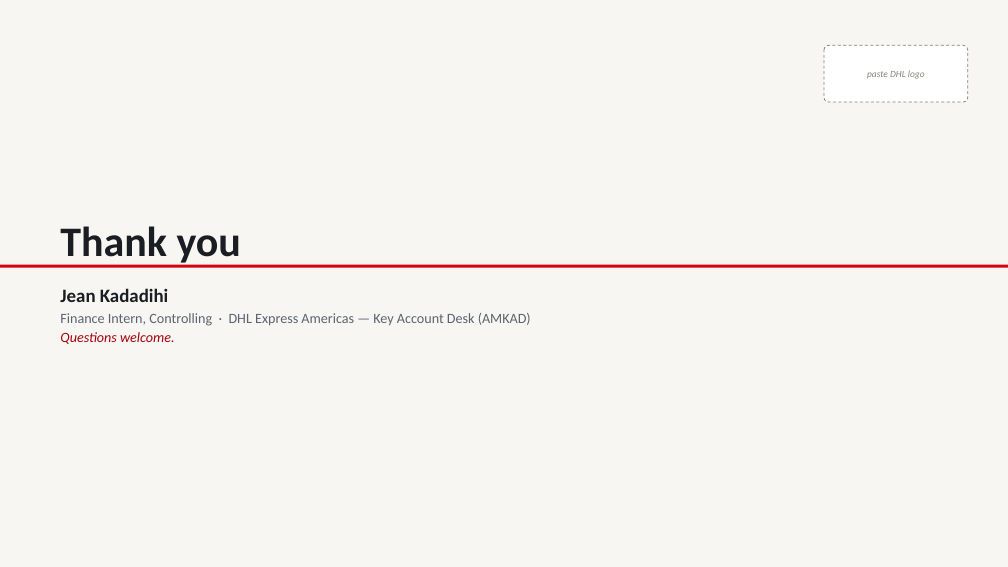
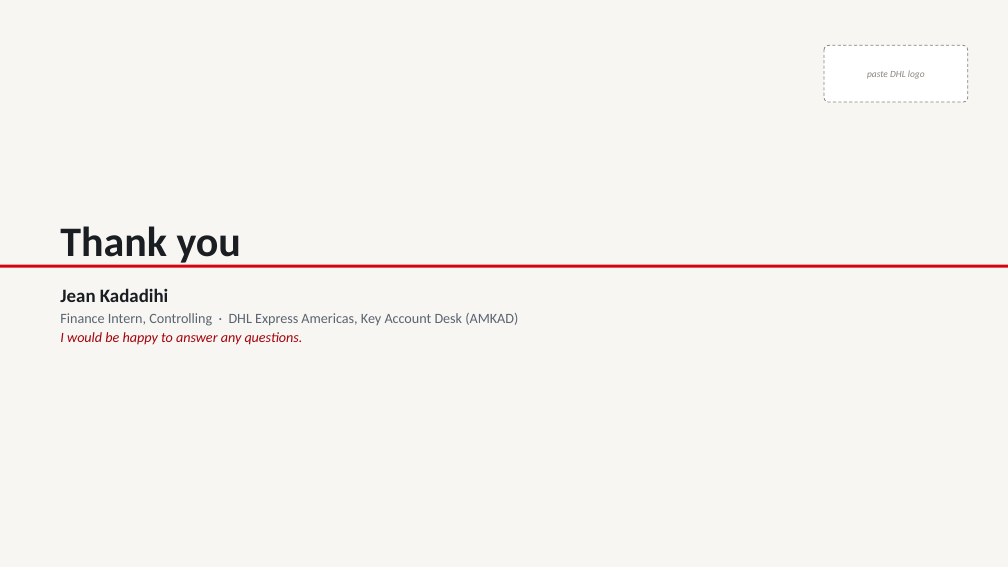
Before and after one commit to jkadadihi/Power-BI-, a slide deck: slide 14 of docs/AMKAD_Internship_Presentation.pptx. Drawn at 1008x567 pixels with LibreOffice and Linux fonts; fonts in the diff are those of the drawing. Boxes give left, top, right and bottom in pixels: in the first picture for what was removed or moved away, otherwise in the second. Text is boxed around its words. In the diff, an @@ line names an element or a change of style, - is before the commit and + after.

```diff
--- a/docs/AMKAD_Internship_Presentation.pptx
+++ b/docs/AMKAD_Internship_Presentation.pptx
@@ text at (60, 313, 518, 345): text changed @@
-Finance Intern, Controlling · DHL Express Americas — Key Account Desk (AMKAD)
-Questions welcome.
+Finance Intern, Controlling · DHL Express Americas, Key Account Desk (AMKAD)
+I would be happy to answer any questions.
```
Also in this commit, not shown: 12 other slides changed, 1 other file.
